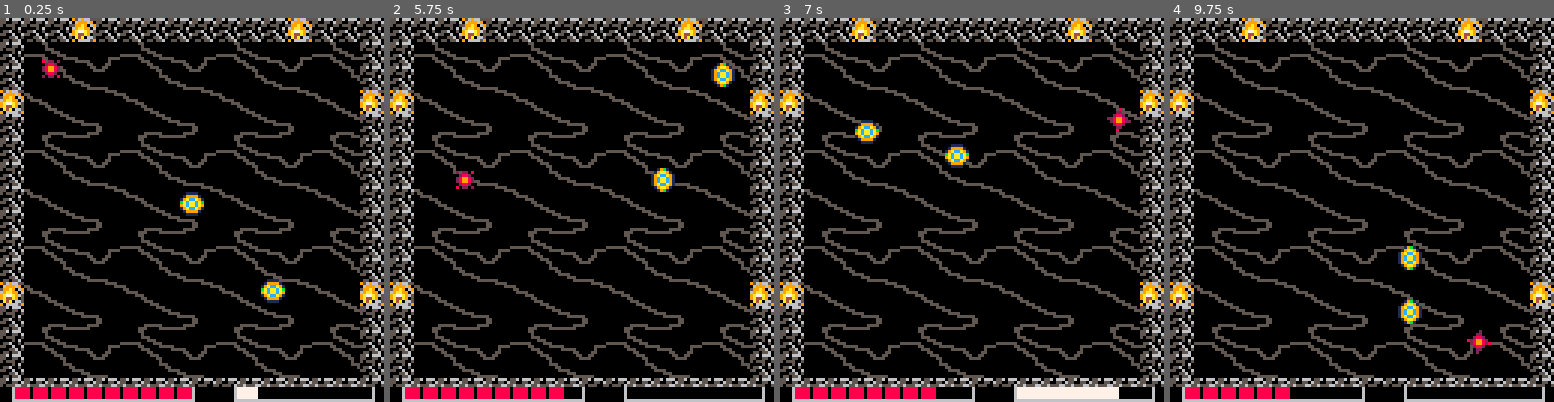
Above: before the commit, frames 1-4 (left to right).
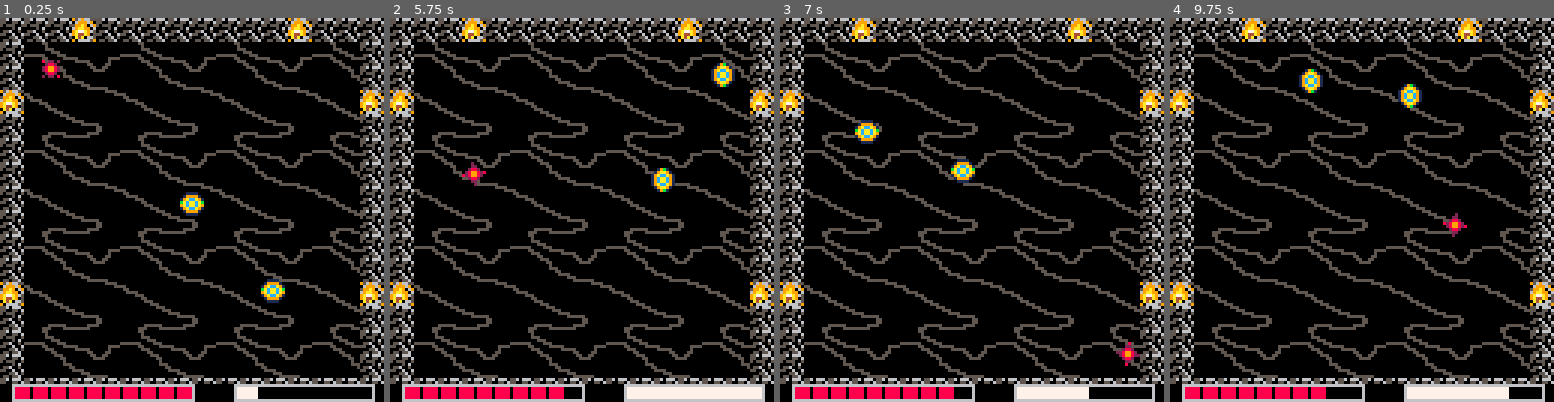
Above: after the commit, the same moments.

Repository: Nakeeb0/NAHL
Game: PICO-8 cartridge nahl.p8
Two runs of this game, one before a commit and one after it. Both use one fixed random seed, a clock stepped at 60 frames per second and the inputs below.
Inputs:
- Up to frame 1 (0.25 s): no input
- Up to frame 2 (5.75 s): tap X (X key) at 0.33, 1.07, 1.85, 2.97, 4.08, 5.2 s; tap O (Z key) at 0.7, 1.7, 2.1, 2.5, 2.9, 3.3, 3.7, 4.1, 4.5, 4.9, 5.3, 5.7 s; hold Right 1.6-2.1 s; hold Up 2.15-2.42 s; hold Right 2.47-3.03 s; hold Left 3.08-3.58 s; hold Down 3.63-3.97 s; hold Right 4.02-4.68 s; hold Up 4.73-5.03 s; hold Left 5.08-5.68 s; hold Down from 5.73 s (still down)
- Up to frame 3 (7 s): release Down at 6.03 s; hold Right 6.08-6.58 s; tap O (Z key) at 6.1, 6.5, 6.9 s; tap X (X key) at 6.32 s; hold Right from 6.63 s (still down)
- Up to frame 4 (9.75 s): release Right at 7.13 s; hold Up 7.18-7.45 s; tap O (Z key) every 0.4 s from 7.3 to 9.7 s; tap X (X key) at 7.43, 8.55, 9.67 s; hold Right 7.5-8.07 s; hold Left 8.12-8.62 s; hold Down 8.67-9 s; hold Right 9.05-9.72 s

The runs differ from the first frame. In frame 1, 0.5% of the frame differs, in the area x 0-100%, y 95-97%; in frame 2, 1.9%; in frame 3, 1.7%; in frame 4, 3.2%, in the area x 0-100%, y 13-100%.

Commit message:
fixed dash

Diff:
--- a/nahl.lua
+++ b/nahl.lua
@@ -136,7 +136,7 @@
 	for act in all(actor) do
 		move_actor(act)
 	end
-	last_button_4 = btn(4) and input_vec:magnitude() > 0
+	last_button_4 = btn(4)
 end
 function draw_health_bar(x1, y1, x2, y2, color)
 	rect(x1, y1-1, x2, y2+1, 6)
@@ -158,7 +158,7 @@
 function _draw()
 	cls()
 	draw_health_bar(20, 139 , 80, 142, 8)
-	draw_dash_cooldown(94, 139 , 140, 142, 7, 500)
+	draw_dash_cooldown(94, 139 , 140, 142, 7)
 	room_x = flr((player.pos.x - 16) / 128)
 	room_y = flr((player.pos.y - 16) / 128)
 	camera(room_x * 128 + 16, room_y * 128 + 16)
--- a/nahl.p8
+++ b/nahl.p8
@@ -9,7 +9,7 @@
 __gfx__
 000000005560666095696655001111000019b10000111100001b9100556066600000000000000000000000000000005500000000000000000000000000000000
 00000000550055060699969001999910019aa91001999910019aa910550055060000000000000000000000000000000500000000000000000000000000000000
-0000000050555005599a906919acca9119acca9119acca9119acca91505550050000000000000000000000000000000555000000000000000000000000000000
+0000000050555005599a906919acca9119acca9119acca9119acca91000000000000000000000000000000000000000555000000000000000000000000000000
 000000000000506069aa99069acaaca919caac91bacaacab19caac91000000000000000000000000000000000000000005550000000000000000000000000000
 00000000055600509a77a965bacaacab19caac919acaaca919caac91000000000000000000000000000000005555555000055500000000000000000000000000
 00000000550060069a44a90519acca9119acca9119acca9119acca91000000000000000000000000000000000000005500000555550000000000555500000000
